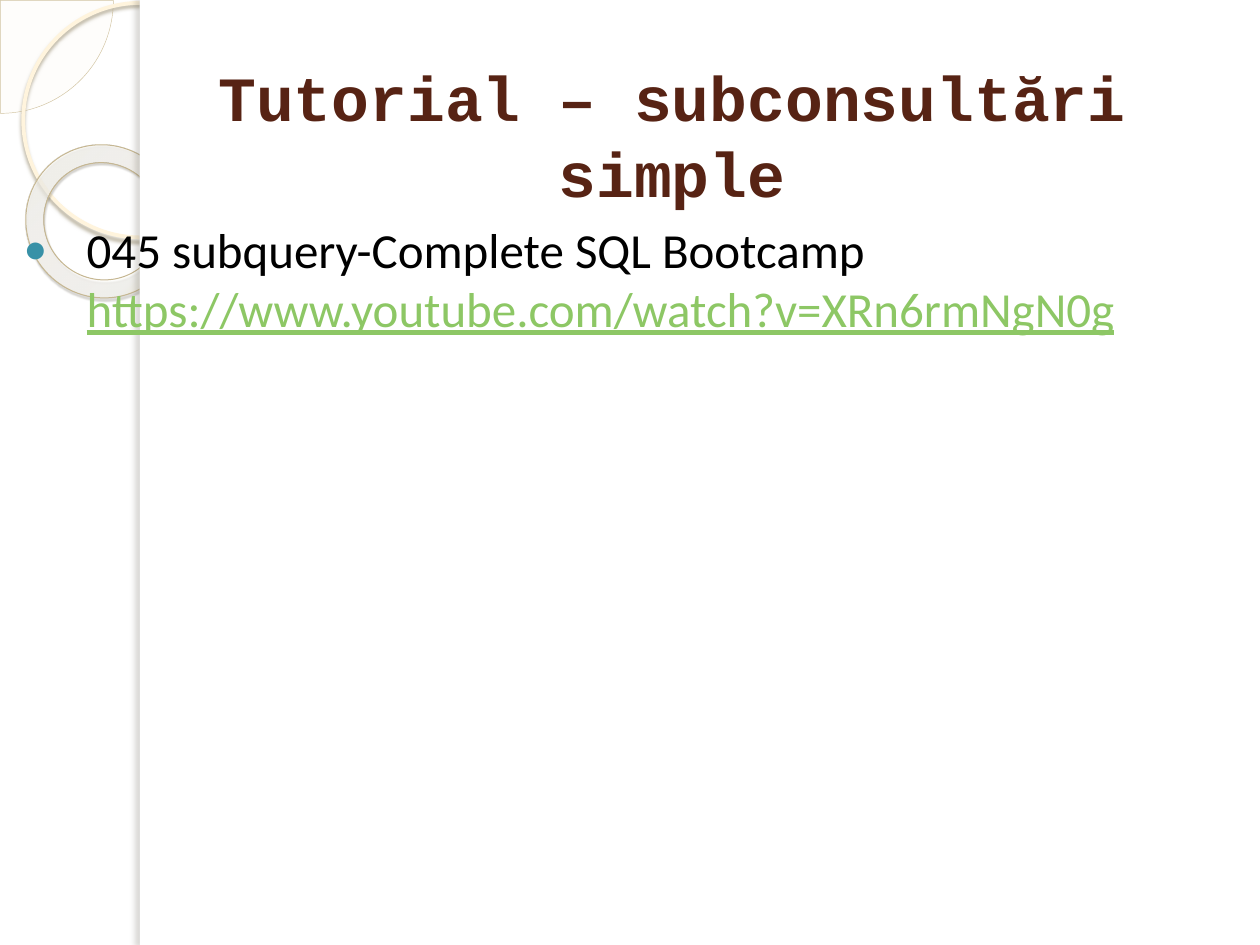
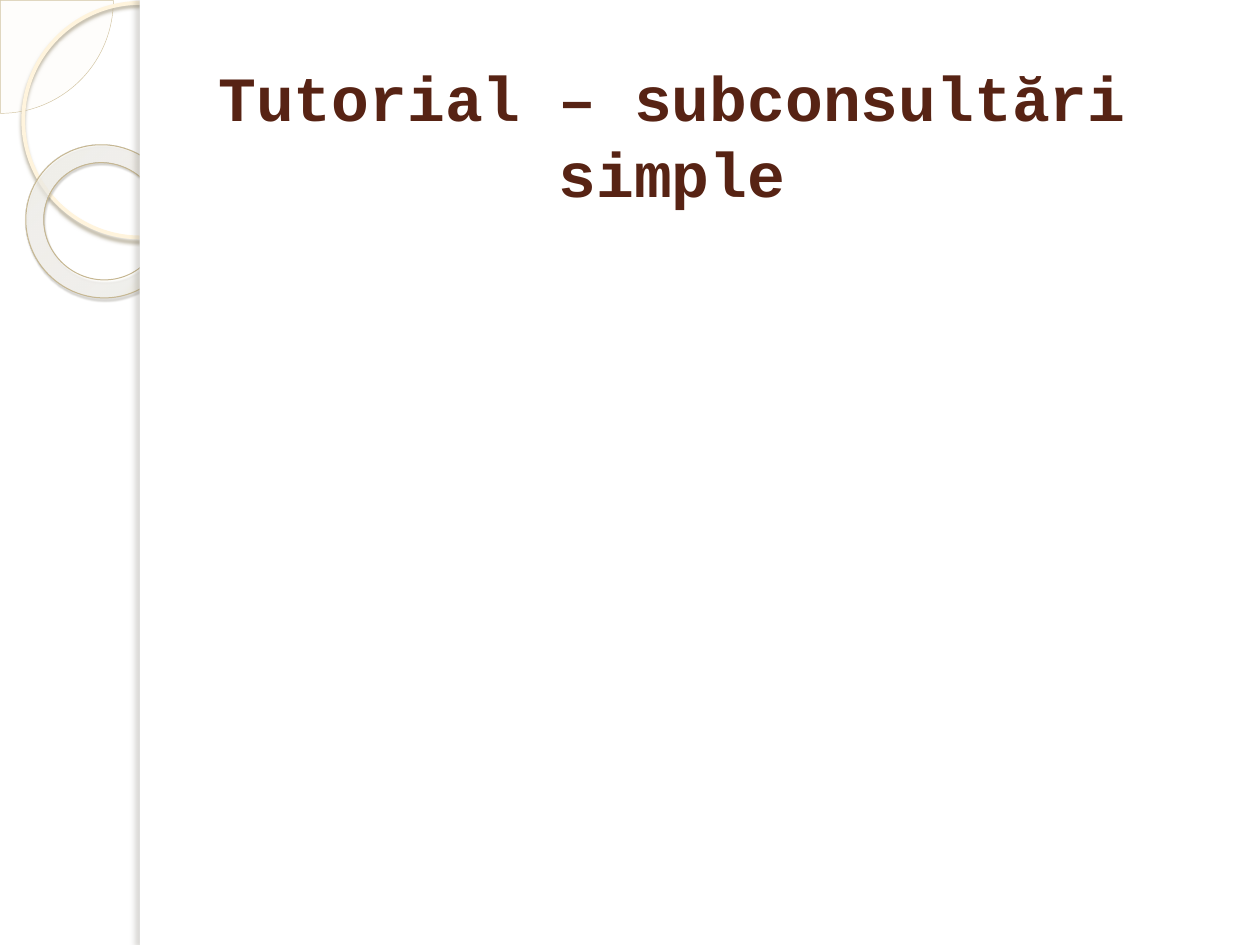
Before and after one commit to marinfotache/Baze-de-date-I, a slide deck: slide 4 of 14-18_SQL Interogari avansate/15_SQL6_SELECT_Subconsultari_WHERE_HAVING.pptx. Drawn at 1260x945 pixels with LibreOffice and Linux fonts; fonts in the diff are those of the drawing; background and template pictures are left out. Boxes give left, top, right and bottom in pixels: in the first picture for what was removed or moved away, otherwise in the second. Text is boxed around its words. In the diff, an @@ line names an element or a change of style, - is before the commit and + after.

```diff
--- a/14-18_SQL Interogari avansate/15_SQL6_SELECT_Subconsultari_WHERE_HAVING.pptx
+++ b/14-18_SQL Interogari avansate/15_SQL6_SELECT_Subconsultari_WHERE_HAVING.pptx
@@ text removed at (87,228,1115,336) @@
-● 045 subquery-Complete SQL Bootcamp https://www.youtube.com/watch?v=XRn6rmNgN0g
```
Also in this commit, not shown: 2 other slides changed, 1 other file.
